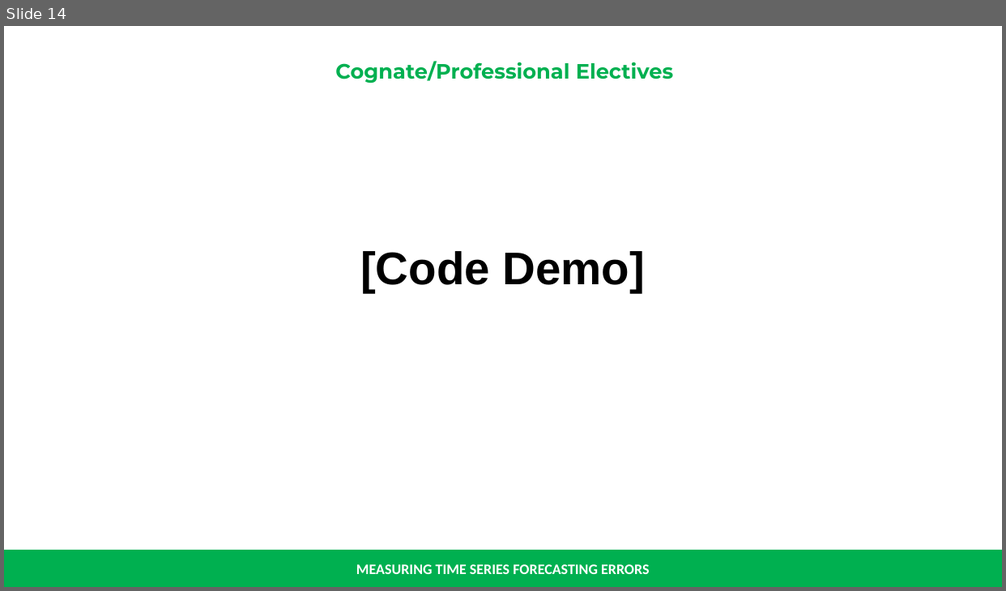
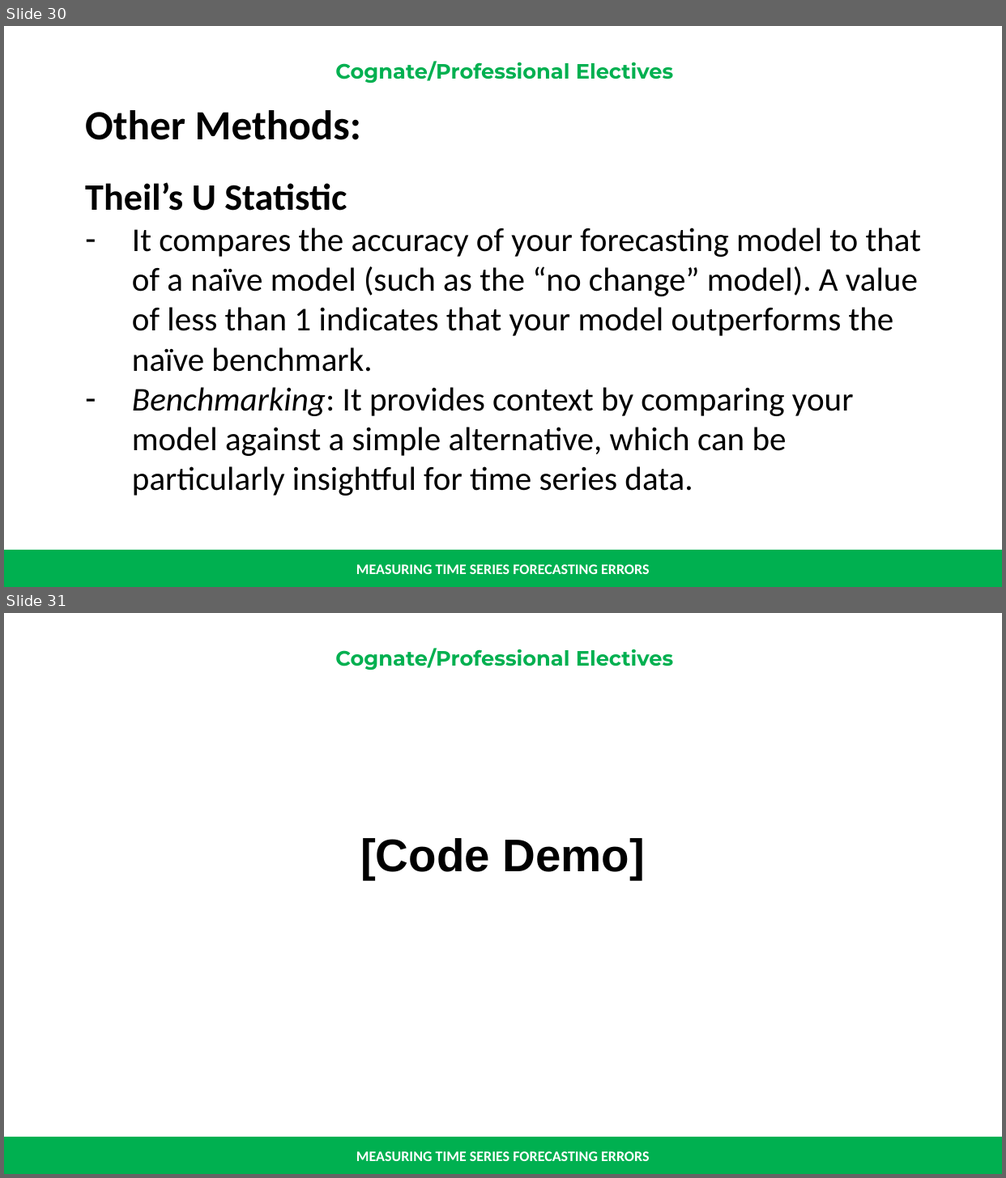
Before and after one commit to renatomaaliw3/public_files, a slide deck: CPE Electives (1 - 3)/01. Lectures Notebook/000. Presentations & Text Books/01. Presentation Slides/06.8 Measuring Forecasting Errors.pptx. Shown one above the other, each under a label of ours: slide 14 before the commit, slides 30 and 31 after it. The pictures are 1006x591 and 1006x1178 pixels, drawn with LibreOffice and Linux fonts; fonts in the diff are those of the drawing. Boxes give left, top, right and bottom in pixels: in the first picture for what was removed or moved away, otherwise in the second. Text is boxed around its words. In the diff, an @@ line names an element or a change of style, - is before the commit and + after.

```diff
--- a/CPE Electives (1 - 3)/01. Lectures Notebook/000. Presentations & Text Books/01. Presentation Slides/06.8 Measuring Forecasting Errors.pptx
+++ b/CPE Electives (1 - 3)/01. Lectures Notebook/000. Presentations & Text Books/01. Presentation Slides/06.8 Measuring Forecasting Errors.pptx
@@ slide 30 added at (x1=4, y1=26, x2=1002, y2=587), background #FFFFFF; not listed: 3 template elements that a slide beside it also shows @@
@@ text added at (x1=85, y1=110, x2=921, y2=496), 32 pt, text #000000 @@
+Other Methods:
+Theil’s U Statistic
+– It compares the accuracy of your forecasting model to that of a naïve model (such as the “no change” model). A value of less than 1 indicates that your model outperforms the naïve benchmark.
+– Benchmarking: It provides context by comparing your model against a simple alternative, which can be particularly insightful for time series data.
@@ what was slide 14 is now slide 31 @@
```
Also in this commit, not shown: 1 slide changed, 16 other slides added, 1 other file.
